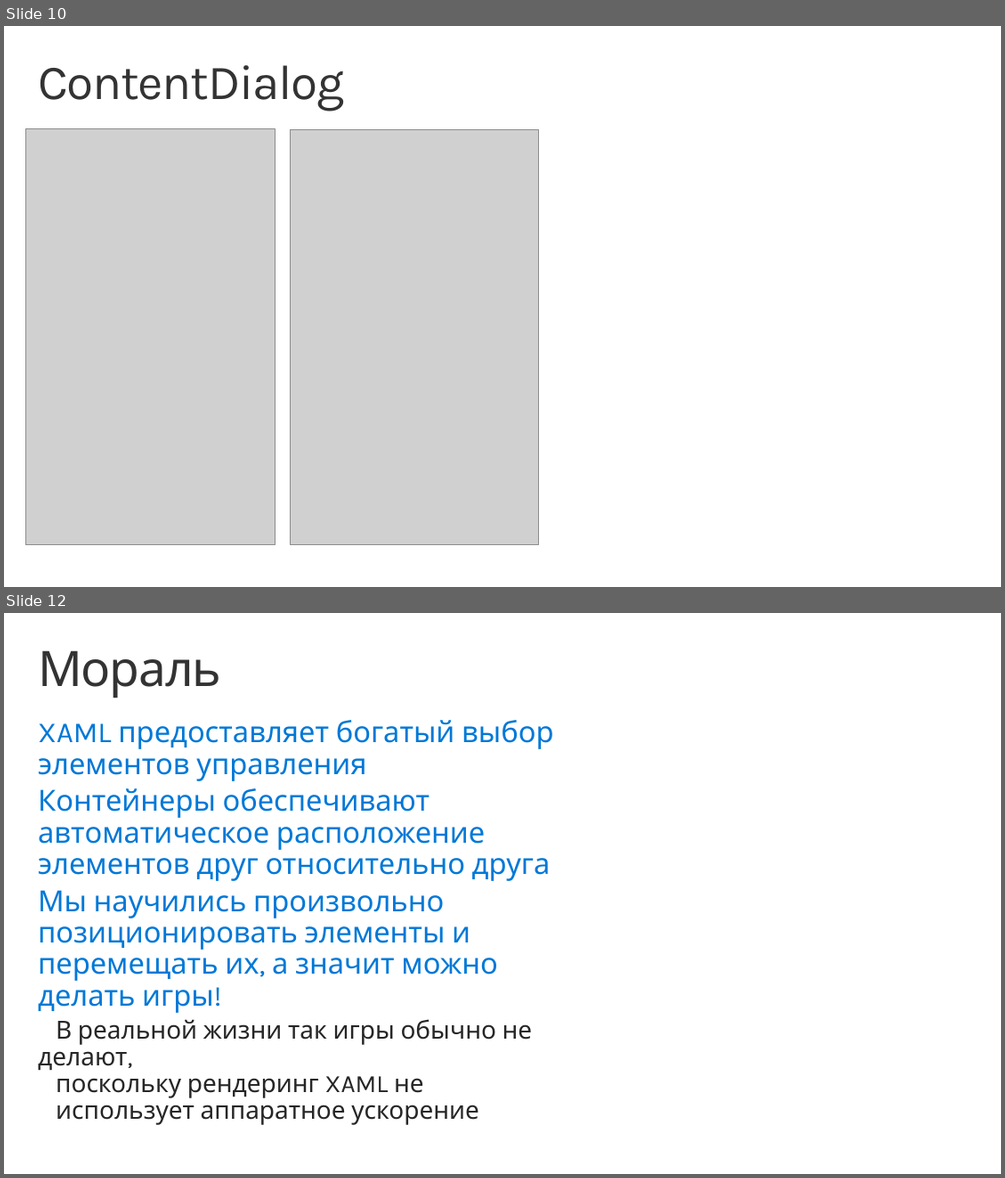
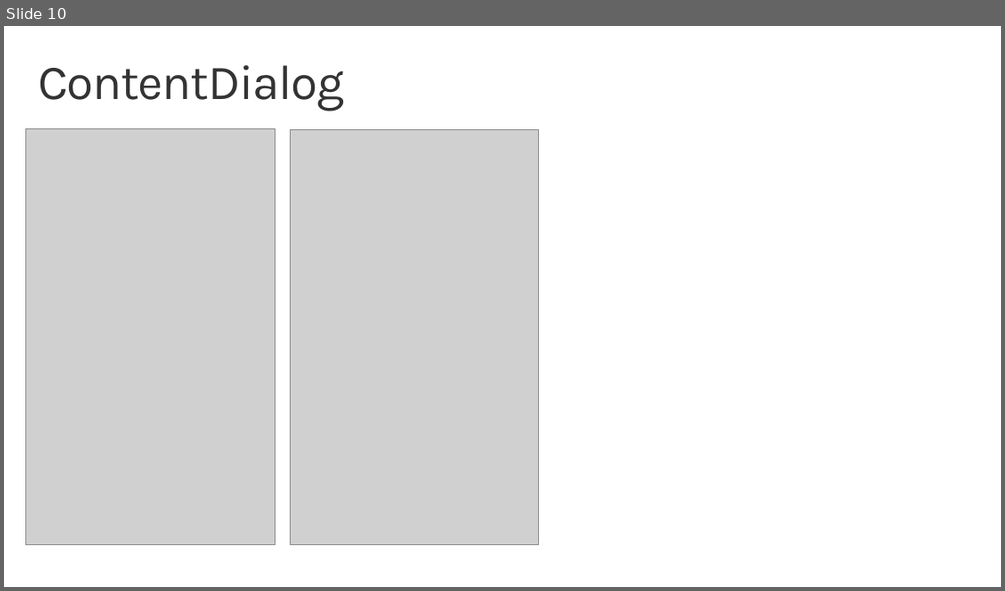
Before and after one commit to evangelism/Win10UWPCourse, a slide deck: 01. Introduction to UWP/1a. XAML Controls.pptx. Shown one above the other, each under a label of ours: slides 10 and 12 before the commit, slide 10 after it; the slides between them are not shown. The pictures are 1005x1178 and 1005x591 pixels, drawn with LibreOffice and Linux fonts; fonts in the diff are those of the drawing; grey boxes stand for pictures; background and template pictures are left out. Boxes give left, top, right and bottom in pixels: in the first picture for what was removed or moved away, otherwise in the second. Text is boxed around its words. In the diff, an @@ line names an element or a change of style, - is before the commit and + after.

```diff
--- a/01. Introduction to UWP/1a. XAML Controls.pptx
+++ b/01. Introduction to UWP/1a. XAML Controls.pptx
@@ slide 12 removed at [4,613,1001,1174], background #FFFFFF @@
@@ title removed at [38,650,221,698] @@
-Мораль
@@ text removed at [38,720,554,1125] @@
-XAML предоставляет богатый выбор элементов управления
-Контейнеры обеспечивают автоматическое расположение элементов друг относительно друга
-Мы научились произвольно позиционировать элементы и перемещать их, а значит можно делать игры!
-В реальной жизни так игры обычно не делают,
-поскольку рендеринг XAML не
-использует аппаратное ускорение
```
Also in this commit, not shown: 11 slides changed, 1 slide added, 15 other files.
